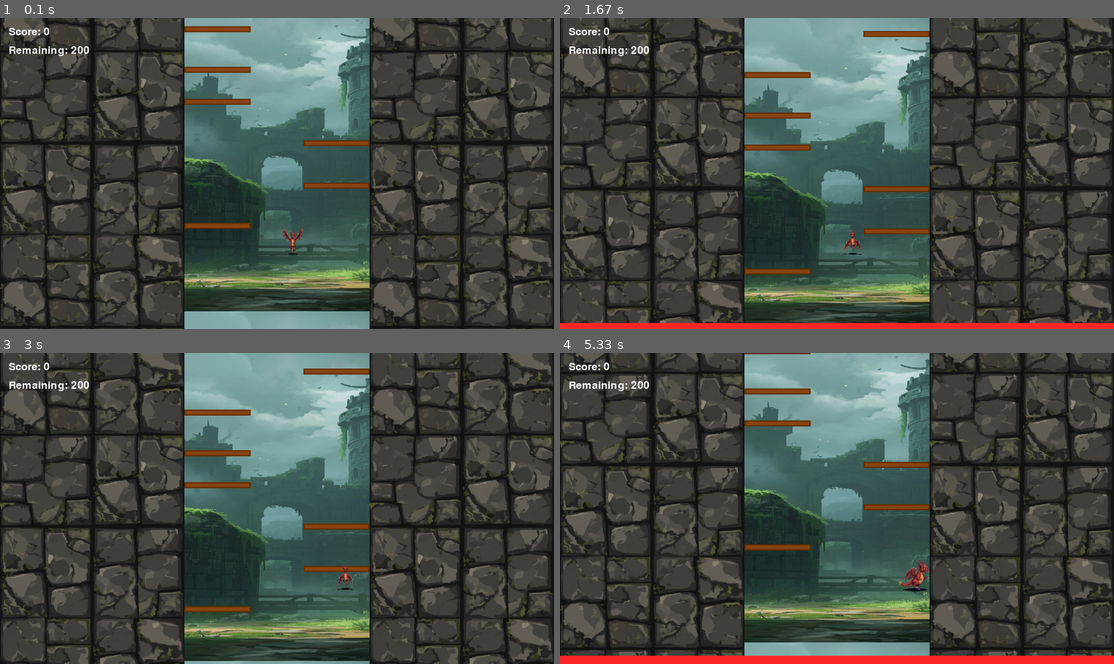
Above: before the commit, frames 1-4 (two rows, left to right).
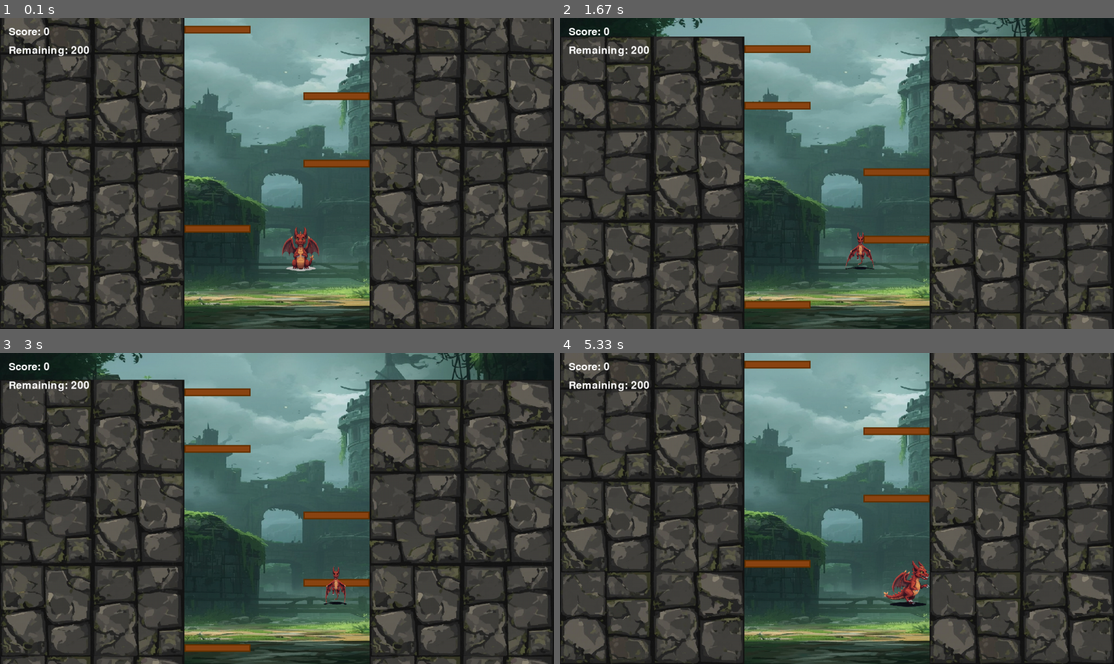
Above: after the commit, the same moments.

Repository: KamilHasik/ProjektPYgame
Game: pygame game, started from CastleClimbers.py
The game is run twice, just before and just after one commit, with the same random seed, the same clock (stepped at 60 frames per second) and the same inputs.
Inputs:
- Up to frame 1 (0.1 s): no input
- Up to frame 2 (1.67 s): hold Up 0.33-0.8 s; hold Up 0.83-1.2 s; hold Up 1.23-1.53 s
- Up to frame 3 (3 s): hold D 1.97-2.6 s; hold Up 2.63-2.93 s; tap A at 2.97 s
- Up to frame 4 (5.33 s): hold D 3.3-3.93 s; hold Up 3.97-4.27 s; hold D from 4.7 s (still down)

The runs differ from the first frame. In frame 1, 25% of the frame differs, in the area x 0-100%, y 0-100%; in frame 2, 39%; in frame 3, 38%; in frame 4, 46%.

Commit message:
bgfixandmore

Diff:
--- a/CastleClimbers.py
+++ b/CastleClimbers.py
@@ -9,24 +9,23 @@
 
 camera_y = 0
 
-# SKALOWANE WARTOŚCI - 1/3 na ściany, 1/3 na środek
 wall_thickness = WIDTH // 3
 right_wall_x = WIDTH - wall_thickness
 
-player_size = int(HEIGHT * 0.1)
+player_size = int(HEIGHT * 0.15)
 platform_width = int(WIDTH * 0.12)
-platform_height = int(HEIGHT * 0.02)
-
-jump_power = -10.5
-gravity = 0.35
-move_speed = int(WIDTH * 0.008)
+platform_height = int(HEIGHT * 0.025)
+
+jump_power = -14
+gravity = 0.45
+move_speed = int(WIDTH * 0.01)
 
 x = WIDTH // 2
 y = HEIGHT - int(HEIGHT * 0.15)
 y_velocity = 0
 
 danger_y = HEIGHT + int(HEIGHT * 0.3)
-danger_speed = 2 # STAŁA PRĘDKOŚĆ (bez przyspieszania)
+danger_speed = 2
 
 left_wall = pygame.Rect(0, 0, wall_thickness, 100000)
 right_wall = pygame.Rect(right_wall_x, 0, wall_thickness, 100000)
@@ -34,13 +33,11 @@
 tile_width = wall_thickness // 2
 tile_height = tile_width
 
-# Wczytanie tła
 background_image = None
 background_path = os.path.join("Graphic", "Player", "Background.jpg")
 try:
     background_image = pygame.image.load(background_path)
     background_image = pygame.transform.scale(background_image, (WIDTH, HEIGHT))
-    print("Zaladowano tło")
 except:
     print("Nie zaladowano tła")
 
@@ -126,7 +123,7 @@
     def __init__(self, y_pos, side):
         self.side = side
         platform_width = int(WIDTH * 0.12)
-        platform_height = int(HEIGHT * 0.02)
+        platform_height = int(HEIGHT * 0.025)
 
         if side == "left":
             x_pos = wall_thickness
@@ -162,7 +159,7 @@
     else:
         side = random.choice(["left", "right"])
 
-    jump_range = random.randint(int(HEIGHT * 0.1), int(HEIGHT * 0.14))
+    jump_range = random.randint(int(HEIGHT * 0.18), int(HEIGHT * 0.22))
     y_pos -= jump_range
     platforms.append(Platform(y_pos, side))
 
@@ -257,7 +254,7 @@
 
     camera_y = y - HEIGHT * 2 // 3
 
-    danger_y -= danger_speed  # stała prędkość, bez przyspieszania
+    danger_y -= danger_speed
 
     if y + player_size > danger_y:
         y = HEIGHT - int(HEIGHT * 0.15)
@@ -271,11 +268,8 @@
             platform.visible = True
             platform.breaking = False
 
-    # Rysowanie tła
     if background_image:
-        bg_y = camera_y * 0.3
-        window.blit(background_image, (0, -bg_y % HEIGHT))
-        window.blit(background_image, (0, -bg_y % HEIGHT - HEIGHT))
+        window.blit(background_image, (0, 0))
     else:
         window.fill((52, 55, 235))
 
